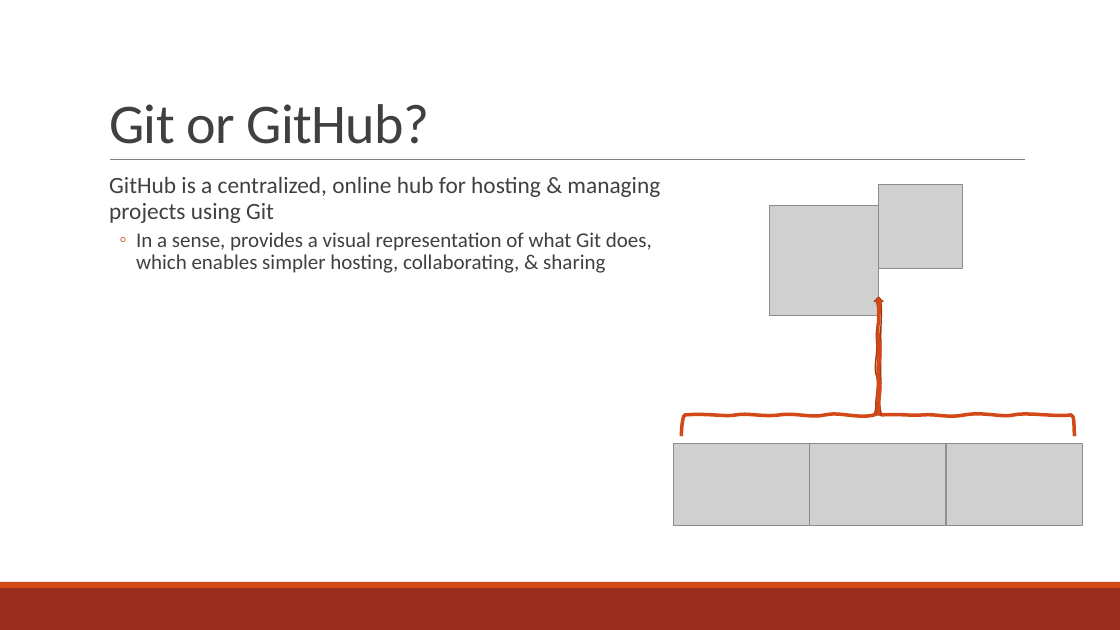
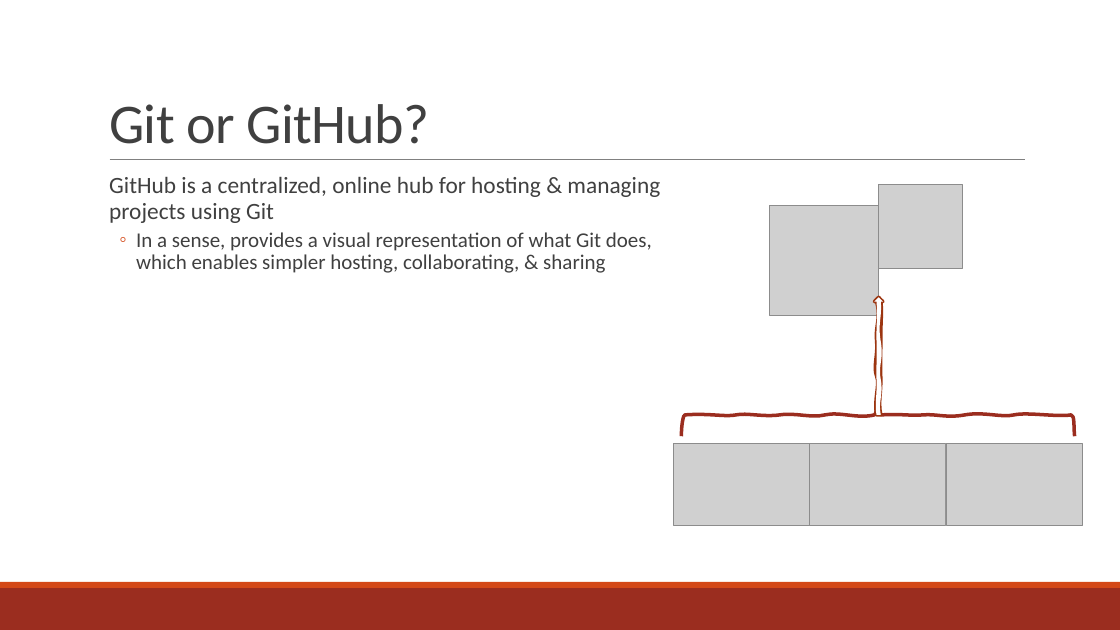
Before and after one commit to curtispmartin/Education, a slide deck: slide 6 of Working/2_VersionControl/2_VersionControl.pptx. Drawn at 1120x630 pixels with LibreOffice and Linux fonts; fonts in the diff are those of the drawing; grey boxes stand for pictures. Boxes give left, top, right and bottom in pixels: in the first picture for what was removed or moved away, otherwise in the second. Text is boxed around its words. In the diff, an @@ line names an element or a change of style, - is before the commit and + after.

```diff
--- a/Working/2_VersionControl/2_VersionControl.pptx
+++ b/Working/2_VersionControl/2_VersionControl.pptx
@@ freeform shape at <box>875,297,883,415</box>: fill #D34817 to #FFFFFF; outline #9C3511 1.25 pt to #9C3511 3 pt @@
@@ freeform shape at <box>682,394,1075,436</box>: outline #D34817 3 pt to #9B2D1F 3 pt @@
```
Also in this commit, not shown: 2 other slides changed, 4 slides added, 2 slides removed, 3 other files.
